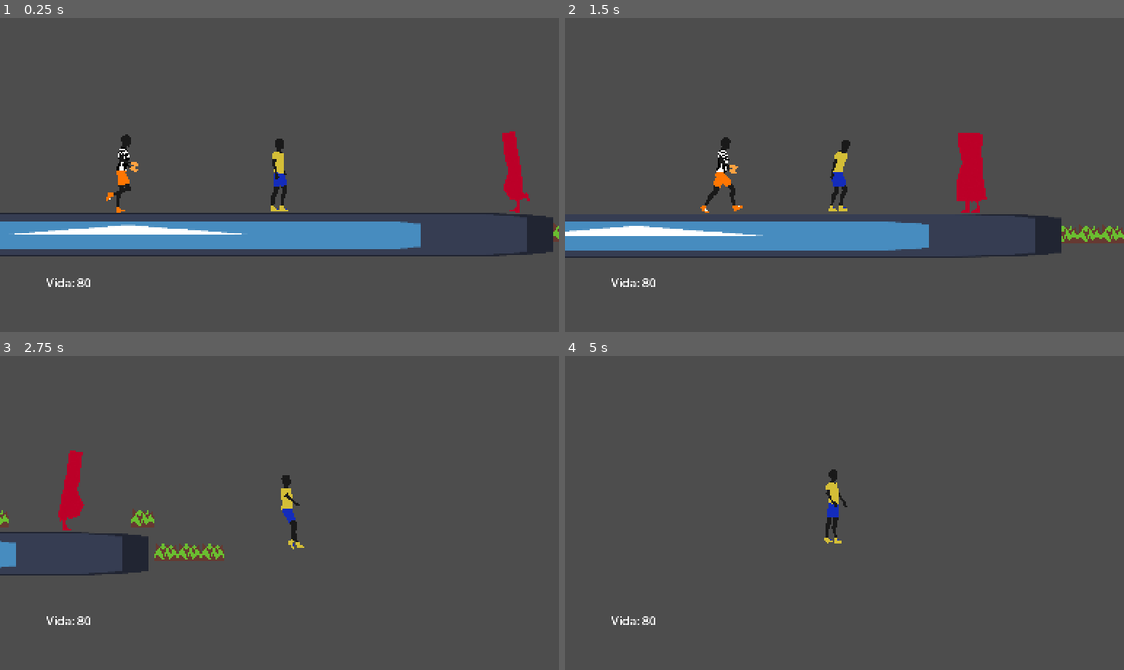
Above: before the commit, frames 1-4 (two rows, left to right).
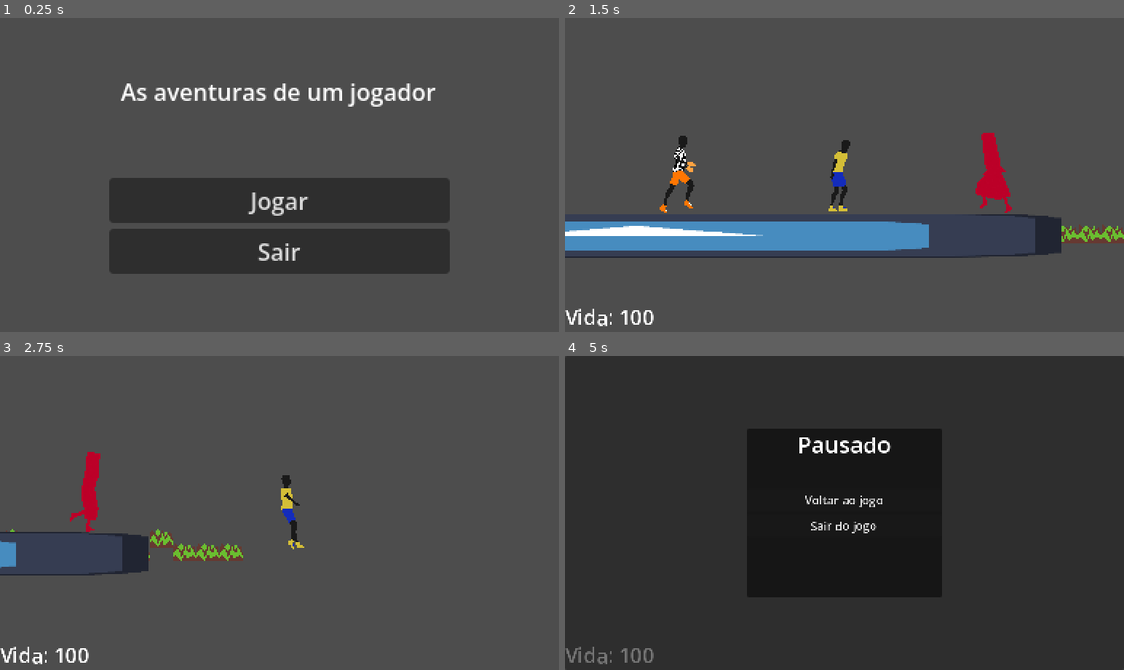
Above: after the commit, the same moments.

Repository: yGabrielT/A-Sombra-de-um-Jogador
Game: Godot game, scene res://Scenes/MainScenes/main_menu.tscn
The game is run twice, just before and just after one commit, with the same random seed, the same clock (stepped at 60 frames per second) and the same inputs. Before the commit the project starts from res://Scenes/MainScenes/node_2d.tscn. The engine's default icon, where the game draws it, is replaced by a stand-in: a white triangle on a blue panel in a dark square.
Inputs (mouse positions are in pixels of both pictures, inside the frame that each line leads up to):
- Up to frame 1 (0.25 s): no input
- Up to frame 2 (1.5 s): click (844, 200) at 0.5 s, where only the run after the commit has a clickable "Jogar"; move the mouse to (967, 159) at 1.27 s; hold D (right) from 1.28 s (still down); right-click (967, 159) at 1.35 s
- Up to frame 3 (2.75 s): keep holding D (right); tap W (up) at 1.52, 2.27 s; move the mouse to (167, 528) at 2.02 s; click (167, 528) at 2.1 s
- Up to frame 4 (5 s): move the mouse to (900, 443) at 2.77 s; release D (right) at 2.78 s; hold A (left) 2.78-3.53 s; right-click (900, 443) at 2.85 s; tap Enter at 3.5 s; move the mouse to (816, 575) at 3.52 s; hold D (right) from 3.53 s (still down); click (816, 575) at 3.6 s; tap W (up) at 3.77, 4.52 s; move the mouse to (1012, 560) at 4.27 s; right-click (1012, 560) at 4.35 s; tap Escape (ui_cancel) at 4.9 s

The runs differ from the first frame. In frame 1, 23% of the frame differs, in the area x 0-100%, y 20-86%; in frame 2, 3.0%; in frame 3, 2.7%; in frame 4, 100%, in the area x 0-100%, y 0-100%.

Commit message:
menus

Diff:
--- a/Scenes/InstaceableScenes/player.tscn
+++ b/Scenes/InstaceableScenes/player.tscn
@@ -106,6 +106,7 @@
 [ext_resource type="Texture2D" uid="uid://bwpuaix7tnm8n" path="res://Sprites/footballchar/walk/0018.png" id="109_7nmnp"]
 [ext_resource type="Texture2D" uid="uid://curtdir303igw" path="res://Sprites/footballchar/walk/0019.png" id="110_36ln8"]
 [ext_resource type="Texture2D" uid="uid://rib472rfh12j" path="res://Sprites/footballchar/walk/0020.png" id="111_6ftl3"]
+[ext_resource type="Script" uid="uid://l3mii16qoepf" path="res://Scripts/pause_menu.gd" id="112_p4k0b"]
 [ext_resource type="Texture2D" uid="uid://xwhc1h2iibng" path="res://Sprites/footballchar/walk/0021.png" id="112_rwywc"]
 [ext_resource type="Texture2D" uid="uid://cudipytqbp3l2" path="res://Sprites/footballchar/walk/0022.png" id="113_2itni"]
 [ext_resource type="Texture2D" uid="uid://puy66tglbne2" path="res://Sprites/footballchar/walk/0023.png" id="114_iryjx"]
@@ -796,6 +797,18 @@
 transitions = ["idle", "walk", SubResource("AnimationNodeStateMachineTransition_2quun"), "walk", "idle", SubResource("A …(1184 unchanged characters)…
 graph_offset = Vector2(-23.286285, 56)
 
+[sub_resource type="StyleBoxFlat" id="StyleBoxFlat_dwee1"]
+content_margin_left = 0.0
+content_margin_top = 0.0
+content_margin_right = 0.0
+content_margin_bottom = 0.0
+bg_color = Color(0.0885599, 0.0885599, 0.0885599, 1)
+corner_radius_top_left = 3
+corner_radius_top_right = 3
+corner_radius_bottom_right = 3
+corner_radius_bottom_left = 3
+corner_detail = 5
+
 [node name="Player" type="CharacterBody2D" unique_id=1071459687 node_paths=PackedStringArray("camera")]
 collision_layer = 4
 collision_mask = 17
@@ -804,6 +817,7 @@
 shoot_strength = 700
 ball_scene = ExtResource("2_bs8co")
 camera = NodePath("Cam")
+health = 100
 
 [node name="CollisionShape2D" type="CollisionShape2D" parent="." unique_id=1012738748]
 shape = SubResource("CapsuleShape2D_g4v7s")
@@ -848,19 +862,68 @@
 z_index = 1
 layout_mode = 3
 anchors_preset = 0
-offset_left = -320.0
-offset_top = -160.0
-offset_right = 320.0
-offset_bottom = 160.0
+offset_left = -384.0
+offset_top = -216.0
+offset_right = 384.0
+offset_bottom = 216.0
+metadata/_edit_use_anchors_ = true
 
 [node name="RichTextLabel" type="RichTextLabel" parent="Cam/PanelContainer" unique_id=621566342]
 layout_mode = 1
 anchors_preset = 2
 anchor_top = 1.0
 anchor_bottom = 1.0
-offset_top = -23.0
-offset_right = 118.0
+offset_top = -39.0
+offset_right = 146.0
 offset_bottom = 1.0
 grow_vertical = 0
 size_flags_horizontal = 0
+theme_override_font_sizes/normal_font_size = 28
 text = "Vida: 100"
+
+[node name="PauseMenu" type="PanelContainer" parent="Cam/PanelContainer" unique_id=85915823]
+process_mode = 3
+visible = false
+layout_mode = 1
+anchors_preset = 15
+anchor_right = 1.0
+anchor_bottom = 1.0
+grow_horizontal = 2
+grow_vertical = 2
+script = ExtResource("112_p4k0b")
+
+[node name="MarginContainer" type="MarginContainer" parent="Cam/PanelContainer/PauseMenu" unique_id=1991516338]
+layout_mode = 2
+theme_override_constants/margin_left = 250
+theme_override_constants/margin_top = 100
+theme_override_constants/margin_right = 250
+theme_override_constants/margin_bottom = 100
+
+[node name="PanelContainer" type="PanelContainer" parent="Cam/PanelContainer/PauseMenu/MarginContainer" unique_id=413284085]
+layout_mode = 2
+theme_override_styles/panel = SubResource("StyleBoxFlat_dwee1")
+
+[node name="VBoxContainer" type="VBoxContainer" parent="Cam/PanelContainer/PauseMenu/MarginContainer/PanelContainer" unique_id=446755052]
+layout_mode = 2
+theme_override_constants/separation = 89
+
+[node name="Label" type="Label" parent="Cam/PanelContainer/PauseMenu/MarginContainer/PanelContainer/VBoxContainer" unique_id=606928428]
+layout_mode = 2
+theme_override_font_sizes/font_size = 31
+text = "Pausado"
+horizontal_alignment = 1
+
+[node name="VBoxContainer2" type="VBoxContainer" parent="Cam/PanelContainer/PauseMenu/MarginContainer/PanelContainer" unique_id=432181047]
+layout_mode = 2
+alignment = 1
+
+[node name="Button" type="Button" parent="Cam/PanelContainer/PauseMenu/MarginContainer/PanelContainer/VBoxContainer2" unique_id=737336475]
+layout_mode = 2
+text = "Voltar ao jogo"
+
+[node name="Button2" type="Button" parent="Cam/PanelContainer/PauseMenu/MarginContainer/PanelContainer/VBoxContainer2" unique_id=619429270]
+layout_mode = 2
+text = "Sair do jogo"
+
+[connection signal="pressed" from="Cam/PanelContainer/PauseMenu/MarginContainer/PanelContainer/VBoxContainer2/Button" to="Cam/PanelContainer/PauseMenu" method="_on_button_pressed"]
+[connection signal="pressed" from="Cam/PanelContainer/PauseMenu/MarginContainer/PanelContainer/VBoxContainer2/Button2" to="Cam/PanelContainer/PauseMenu" method="_on_button_2_pressed"]
--- /dev/null
+++ b/Scenes/MainScenes/game_over.tscn
@@ -0,0 +1,42 @@
+[gd_scene format=3 uid="uid://3rsjavluokdh"]
+
+[ext_resource type="Script" uid="uid://cuyawyyrwp2yo" path="res://Scripts/main_menu_controller.gd" id="1_cr60d"]
+
+[node name="GameOver" type="Control" unique_id=2053210910]
+layout_mode = 3
+anchors_preset = 15
+anchor_right = 1.0
+anchor_bottom = 1.0
+grow_horizontal = 2
+grow_vertical = 2
+script = ExtResource("1_cr60d")
+
+[node name="MarginContainer" type="MarginContainer" parent="." unique_id=330558297]
+layout_mode = 1
+anchors_preset = 15
+anchor_right = 1.0
+anchor_bottom = 1.0
+grow_horizontal = 2
+grow_vertical = 2
+theme_override_constants/margin_left = 75
+theme_override_constants/margin_right = 75
+
+[node name="VBoxContainer" type="VBoxContainer" parent="MarginContainer" unique_id=1676934976]
+layout_mode = 2
+theme_override_constants/separation = 48
+alignment = 1
+
+[node name="Label" type="Label" parent="MarginContainer/VBoxContainer" unique_id=781484144]
+layout_mode = 2
+text = "GAME OVER"
+horizontal_alignment = 1
+
+[node name="VBoxContainer" type="VBoxContainer" parent="MarginContainer/VBoxContainer" unique_id=225340493]
+layout_mode = 2
+alignment = 1
+
+[node name="Button" type="Button" parent="MarginContainer/VBoxContainer/VBoxContainer" unique_id=1473062440]
+layout_mode = 2
+text = "Tentar novamente"
+
+[connection signal="pressed" from="MarginContainer/VBoxContainer/VBoxContainer/Button" to="." method="_on_button_pressed"]
--- /dev/null
+++ b/Scenes/MainScenes/main_menu.tscn
@@ -0,0 +1,47 @@
+[gd_scene format=3 uid="uid://bgrqnfumluvp1"]
+
+[ext_resource type="Script" uid="uid://cuyawyyrwp2yo" path="res://Scripts/main_menu_controller.gd" id="1_pm3d6"]
+
+[node name="MainMenu" type="Control" unique_id=2053210910]
+layout_mode = 3
+anchors_preset = 15
+anchor_right = 1.0
+anchor_bottom = 1.0
+grow_horizontal = 2
+grow_vertical = 2
+script = ExtResource("1_pm3d6")
+
+[node name="MarginContainer" type="MarginContainer" parent="." unique_id=330558297]
+layout_mode = 1
+anchors_preset = 15
+anchor_right = 1.0
+anchor_bottom = 1.0
+grow_horizontal = 2
+grow_vertical = 2
+theme_override_constants/margin_left = 75
+theme_override_constants/margin_right = 75
+
+[node name="VBoxContainer" type="VBoxContainer" parent="MarginContainer" unique_id=1676934976]
+layout_mode = 2
+theme_override_constants/separation = 48
+alignment = 1
+
+[node name="Label" type="Label" parent="MarginContainer/VBoxContainer" unique_id=781484144]
+layout_mode = 2
+text = "As aventuras de um jogador"
+horizontal_alignment = 1
+
+[node name="VBoxContainer" type="VBoxContainer" parent="MarginContainer/VBoxContainer" unique_id=225340493]
+layout_mode = 2
+alignment = 1
+
+[node name="Button" type="Button" parent="MarginContainer/VBoxContainer/VBoxContainer" unique_id=1473062440]
+layout_mode = 2
+text = "Jogar"
+
+[node name="Button2" type="Button" parent="MarginContainer/VBoxContainer/VBoxContainer" unique_id=870801825]
+layout_mode = 2
+text = "Sair"
+
+[connection signal="pressed" from="MarginContainer/VBoxContainer/VBoxContainer/Button" to="." method="_on_button_pressed"]
+[connection signal="pressed" from="MarginContainer/VBoxContainer/VBoxContainer/Button2" to="." method="_on_button_2_pressed"]
--- /dev/null
+++ b/Scenes/MainScenes/win_screen.tscn
@@ -0,0 +1,42 @@
+[gd_scene format=3 uid="uid://cenesmsxq1ksb"]
+
+[ext_resource type="Script" uid="uid://cuyawyyrwp2yo" path="res://Scripts/main_menu_controller.gd" id="1_fixk8"]
+
+[node name="WinScreen" type="Control" unique_id=2053210910]
+layout_mode = 3
+anchors_preset = 15
+anchor_right = 1.0
+anchor_bottom = 1.0
+grow_horizontal = 2
+grow_vertical = 2
+script = ExtResource("1_fixk8")
+
+[node name="MarginContainer" type="MarginContainer" parent="." unique_id=330558297]
+layout_mode = 1
+anchors_preset = 15
+anchor_right = 1.0
+anchor_bottom = 1.0
+grow_horizontal = 2
+grow_vertical = 2
+theme_override_constants/margin_left = 75
+theme_override_constants/margin_right = 75
+
+[node name="VBoxContainer" type="VBoxContainer" parent="MarginContainer" unique_id=1676934976]
+layout_mode = 2
+theme_override_constants/separation = 48
+alignment = 1
+
+[node name="Label" type="Label" parent="MarginContainer/VBoxContainer" unique_id=781484144]
+layout_mode = 2
+text = "Você ganhou!"
+horizontal_alignment = 1
+
+[node name="VBoxContainer" type="VBoxContainer" parent="MarginContainer/VBoxContainer" unique_id=225340493]
+layout_mode = 2
+alignment = 1
+
+[node name="Button" type="Button" parent="MarginContainer/VBoxContainer/VBoxContainer" unique_id=1473062440]
+layout_mode = 2
+text = "Tentar novamente"
+
+[connection signal="pressed" from="MarginContainer/VBoxContainer/VBoxContainer/Button" to="." method="_on_button_pressed"]
--- /dev/null
+++ b/Scripts/main_menu_controller.gd
@@ -0,0 +1,10 @@
+extends Control
+
+
+
+func _on_button_pressed() -> void:
+	get_tree().change_scene_to_file("res://Scenes/MainScenes/level_1.tscn")
+
+
+func _on_button_2_pressed() -> void:
+	get_tree().quit()
--- /dev/null
+++ b/Scripts/pause_menu.gd
@@ -0,0 +1,21 @@
+extends PanelContainer
+
+var game_paused : bool = false
+
+
+func _input(event: InputEvent) -> void:
+	if Input.is_action_just_pressed("ui_cancel"):
+		pausar()
+
+func pausar():
+	game_paused = !game_paused
+	get_tree().paused = game_paused
+	self.visible = game_paused
+
+
+func _on_button_pressed() -> void:
+	pausar()
+
+
+func _on_button_2_pressed() -> void:
+	get_tree().quit()
--- a/Scripts/player_controller.gd
+++ b/Scripts/player_controller.gd
@@ -29,6 +29,7 @@
 var falling : bool
 var shoot_timer : float
 var can_shoot : bool = true
+var game_paused : bool = false
 
 func _ready() -> void:
 	inverse_pos = -(ball_pos.position.x)
@@ -37,6 +38,8 @@
 	walk(delta)
 
 	move_and_slide()
+	if health <= 0:
+		get_tree().change_scene_to_file("res://Scenes/MainScenes/game_over.tscn")
 
 func _process(delta: float) -> void:
 	if Input.is_action_just_pressed("up"):
--- a/project.godot
+++ b/project.godot
@@ -11,7 +11,7 @@
 [application]
 
 config/name="FutebolGame"
-run/main_scene="uid://b6625dfq2b78l"
+run/main_scene="uid://bgrqnfumluvp1"
 config/features=PackedStringArray("4.7", "Forward Plus")
 config/icon="res://icon.svg"
 
Renamed: Scenes/MainScenes/node_2d.tscn -> Scenes/MainScenes/level_1.tscn
Not shown, added: Scripts/main_menu_controller.gd.uid
Not shown, added: Scripts/pause_menu.gd.uid
